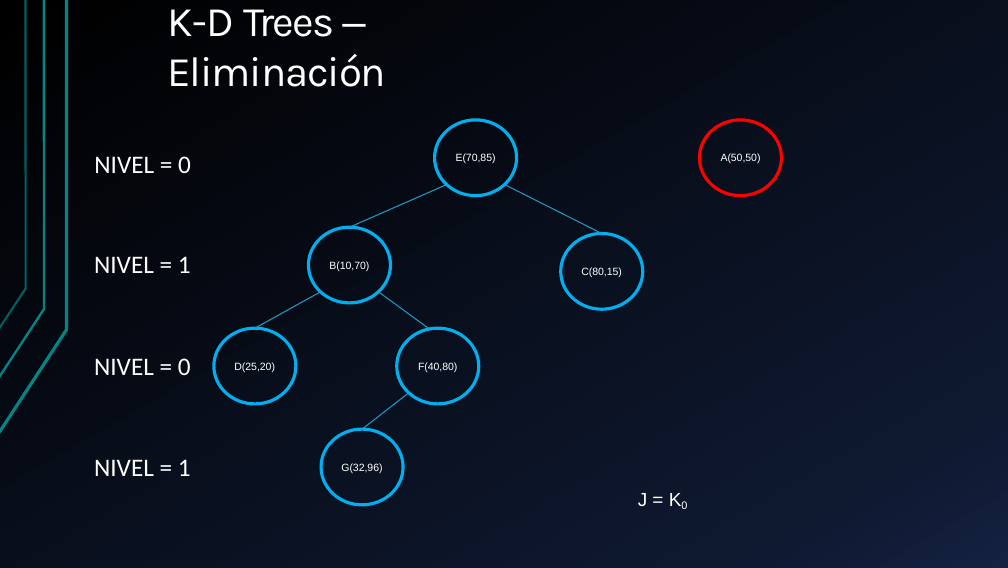
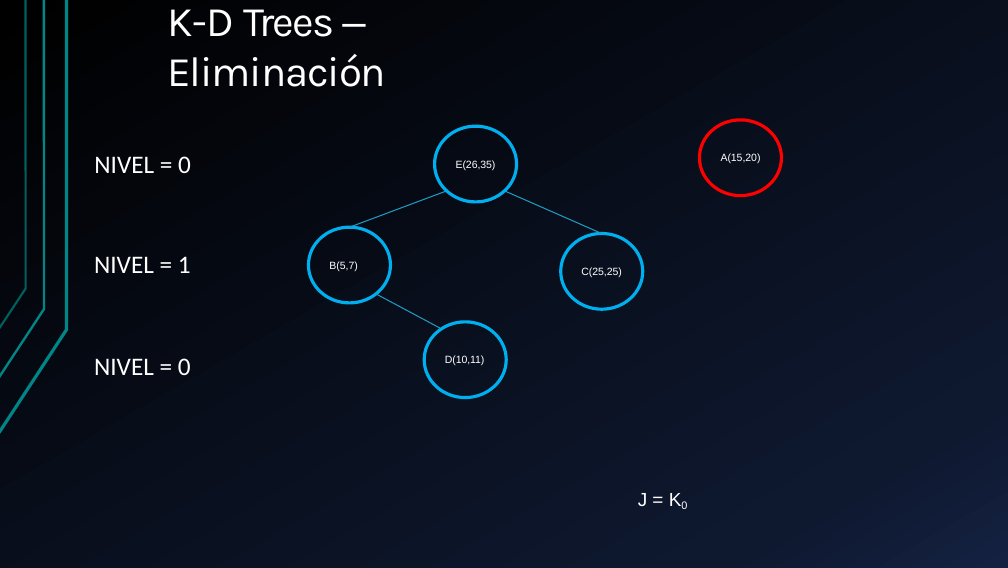
Before and after one commit to iMawe/EstructuraDatos, a slide deck: slide 25 of K-D Tree/Files/KD Tree.pptx. Drawn at 1008x568 pixels with LibreOffice and Linux fonts; fonts in the diff are those of the drawing. Boxes give left, top, right and bottom in pixels: in the first picture for what was removed or moved away, otherwise in the second. Text is boxed around its words. In the diff, an @@ line names an element or a change of style, - is before the commit and + after.

```diff
--- a/K-D Tree/Files/KD Tree.pptx
+++ b/K-D Tree/Files/KD Tree.pptx
@@ freeform shape: place and size @@
-freeform shape at <box>434,120,516,195</box>
+freeform shape at <box>434,126,516,202</box>
@@ text at <box>456,160,496,170</box>: text changed @@
-E(70,85)
+E(26,35)
@@ text at <box>721,153,761,163</box>: text changed @@
-A(50,50)
+A(15,20)
@@ freeform shape: place and size @@
-freeform shape at <box>350,185,446,227</box>
+freeform shape at <box>350,191,446,227</box>
@@ freeform shape: place and size @@
-freeform shape at <box>505,185,602,234</box>
+freeform shape at <box>505,191,602,233</box>
@@ text at <box>329,261,357,271</box>: text changed @@
-B(10,70)
+B(5,7)
@@ text at <box>581,267,622,277</box>: text changed @@
-C(80,15)
+C(25,25)
@@ freeform shape removed at <box>255,291,321,328</box> @@
@@ freeform shape: place and size @@
-freeform shape at <box>378,291,428,328</box>
+freeform shape at <box>375,293,440,328</box>
@@ freeform shape removed at <box>214,328,296,403</box> @@
@@ freeform shape: place and size @@
-freeform shape at <box>397,328,478,403</box>
+freeform shape at <box>425,322,506,397</box>
@@ text added at <box>445,355,485,365</box>, 10 pt, text #FFFFFF @@
+D(10,11)
@@ text removed at <box>234,362,275,372</box> @@
-D(25,20)
@@ text removed at <box>418,362,457,372</box> @@
-F(40,80)
@@ freeform shape removed at <box>362,393,409,429</box> @@
@@ freeform shape removed at <box>321,429,403,505</box> @@
@@ text removed at <box>94,459,191,476</box> @@
-NIVEL = 1
@@ text removed at <box>341,463,382,473</box> @@
-G(32,96)
```
Also in this commit, not shown: 17 other slides changed, 1 slide added, 1 other file.
